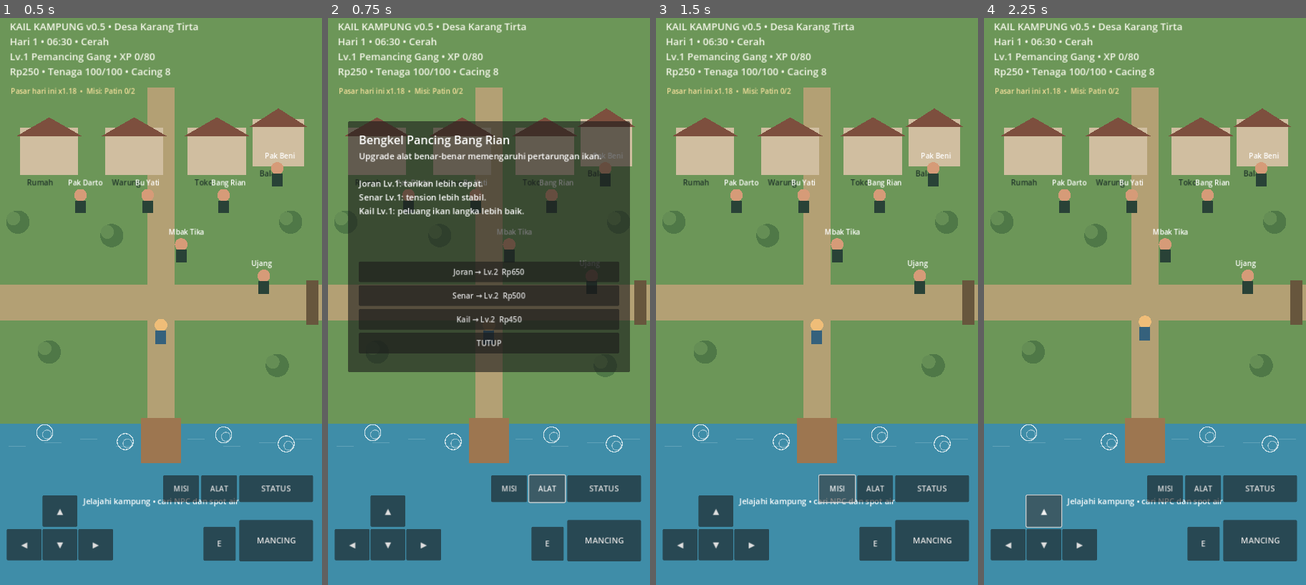
Above: before the commit, frames 1-4 (left to right).
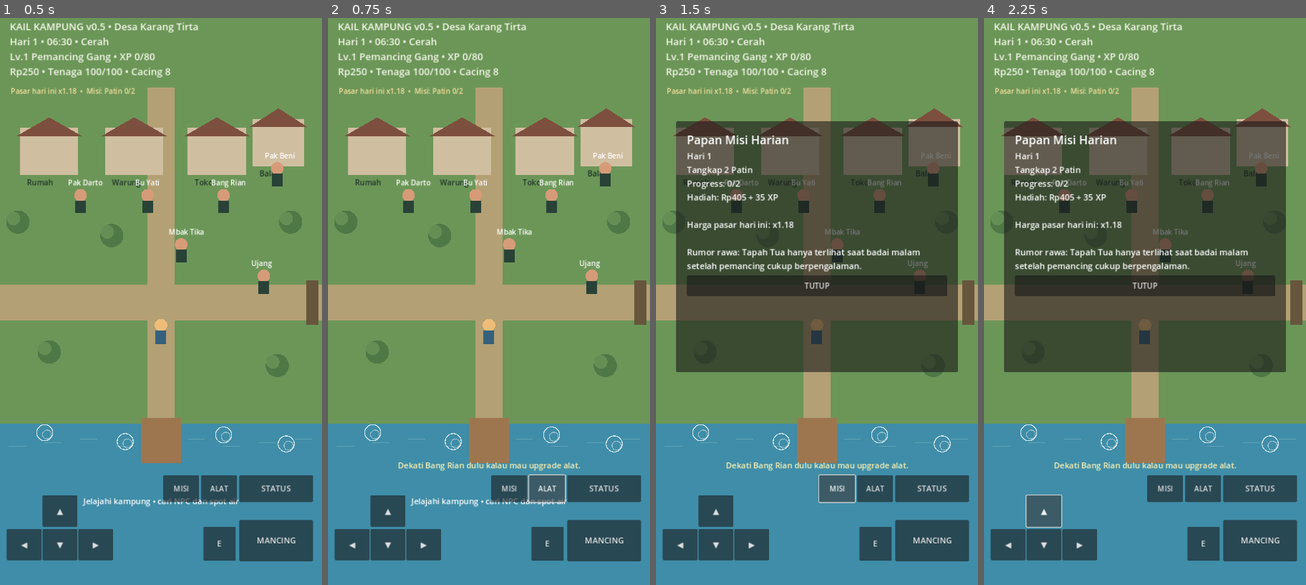
Above: after the commit, the same moments.

Repository: bravocompanion/mancing
Game: Godot game, scene res://Main.tscn
Two runs of this game, one before a commit and one after it. Both use one fixed random seed, a clock stepped at 60 frames per second and the inputs below.
Inputs:
- Up to frame 1 (0.5 s): no input
- Up to frame 2 (0.75 s): click "ALAT" at 0.5 s
- Up to frame 3 (1.5 s): click "MISI" at 1.25 s
- Up to frame 4 (2.25 s): click "▲" at 2 s

Frame 1 is identical in both runs. In frame 2, 39% of the frame differs, in the area x 6-94%, y 18-87%; in frame 3, 39%; in frame 4, 39%.

Commit message:
Harden v0.5 extension for Godot runtime and mobile flow

Diff:
--- a/scripts/v05_extension.gd
+++ b/scripts/v05_extension.gd
@@ -2,7 +2,7 @@
 
 const EXT_SAVE_PATH := "user://kail_kampung_v05_ext.json"
 
-var game: Node
+var game
 var rng := RandomNumberGenerator.new()
 
 var ext_state := {
@@ -248,6 +248,8 @@
 func detect_catches() -> void:
     var fish_count: int = int(game.state.stats.get("fish_caught", 0))
     if fish_count <= last_fish_count:
+        last_inventory = game.state.inventory.duplicate(true)
+        last_records = game.state.caught.duplicate(true)
         if fish_count < last_fish_count:
             last_fish_count = fish_count
         return
@@ -332,6 +334,13 @@
     show_notice("+Rp%s • +35 XP dari misi harian." % format_money(reward))
 
 func open_gear() -> void:
+    if game.zone != "village":
+        show_notice("Bang Rian adanya di Karang Tirta.")
+        return
+    var rian_pos: Vector2 = game.village_npcs.get("rian", Vector2(500,410))
+    if game.player.distance_to(rian_pos) > 115.0:
+        show_notice("Dekati Bang Rian dulu kalau mau upgrade alat.")
+        return
     if not can_open_popup():
         return
     var up: Dictionary = game.state.get("upgrades", {})
@@ -374,6 +383,7 @@
     game.state.upgrades[kind] = level + 1
     game.save_game()
     show_notice("%s naik ke Lv.%d." % [gear_name(kind), level + 2])
+    close_popup()
     open_gear()
 
 func gear_name(kind: String) -> String:
